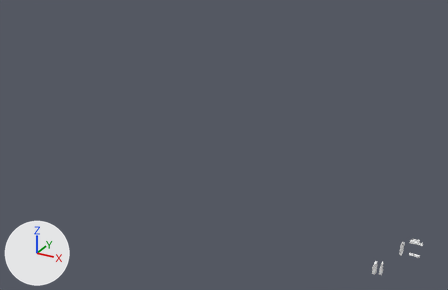
Renders of the Blender file arduino-portenta/portenta-case01.blend from each side of a commit.
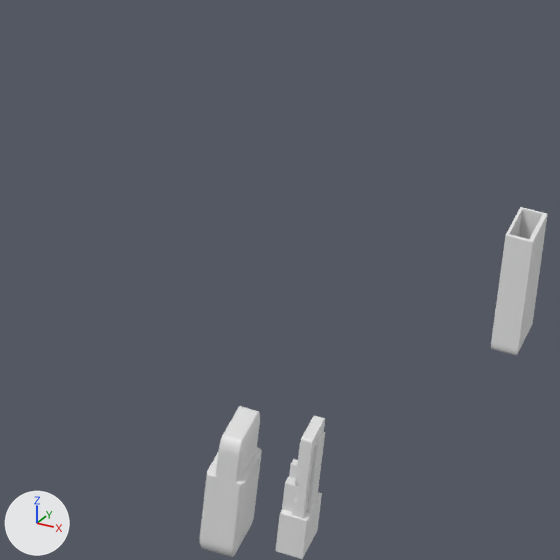
The first picture shows the older version from a 50 mm lens placed at (608.0, -3447.0, 2167.0), pointed at (-2390.0, 2004.0, -559.0). The close-ups show both versions on the part from 79% to 91% of the width and 77% to 95% of the height of that picture; other places that the commit changed are outside them. The lights are fixed; the arrows at lower left show +X, +Y and +Z.

The scene before the commit, as lines of its bpy script (objects in view):
```python
me_cube = bpy.data.meshes.new('Cube')
me_cube.from_pydata(...)  # 4428 vertices, 7922 faces; spans x -1.0..1.0, y -1.0..1.0, z -1.0..1.0
me_cube.materials.append(mat_material)  # white #e7e7e7
me_cube_003 = bpy.data.meshes.new('Cube.003')
me_cube_003.from_pydata(...)  # 4750 vertices, 8243 faces; spans x -0.258..0.857, y -0.763..0.303, z -0.7..0.547
me_portenta_and_vision01_portenta_rough_002 = bpy.data.meshes.new('Portenta-And-Vision01-Portenta-Rough.002')
me_portenta_and_vision01_portenta_rough_002.from_pydata(...)  # 4493 vertices, 8109 faces, 11 loose edges; spans x -42.4..33.0, y -15.5..14.2, z -6.4..5.0
ob_portenta_bigger_001 = bpy.data.objects.new('portenta-bigger.001', me_portenta_and_vision01_portenta_rough_002)
ob_portenta_bigger_001.location = (-80.0, -200.0, -39.0)
ob_portenta_bigger_001.rotation_euler = (3.142, -1.571, 0.0)  # degrees (180, -90, 0)
ob_portenta_bigger_001.scale = (1.05, 1.05, 1.4)
ob_portenta_case01 = bpy.data.objects.new('Portenta-case01', me_cube)
ob_portenta_case01.location = (-12.0, -2.0, 1.0)
ob_portenta_case01.rotation_euler = (0.0, 1.571, 0.0)  # degrees (0, 90, 0)
ob_portenta_case01.scale = (40.2, 17.6, 7.99)
ob_portenta_case02 = bpy.data.objects.new('portenta-case02', me_cube_003)
ob_portenta_case02.location = (-127.0, -193.0, -50.0)
ob_portenta_case02.scale = (20.1, 38.6, 64.4)
```
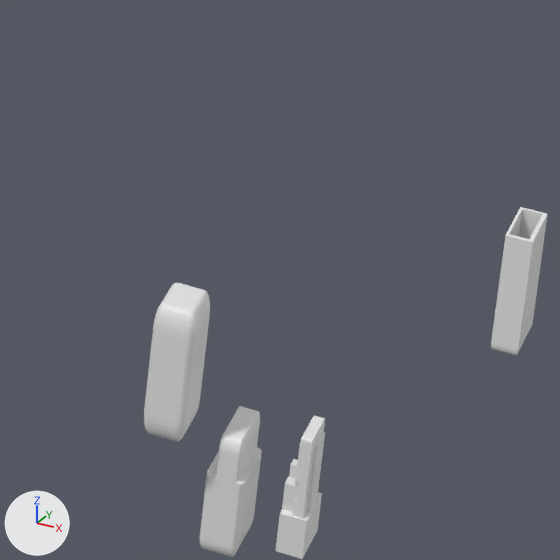
The newer file is also turned or shifted as a whole; pictures and numbers use the older file's frame.

Location of each change, [x1, y1, x2, y2] in pixels of the close-ups (560 x 560 px):
'throw', added: after [144, 283, 210, 441]

The change in detail:
Mesh me_cube_004 is new.
It has 296 vertices, 294 faces and spans x -1.0..1.0, y -1.0..1.0, z -1.0..1.0.
Object 'throw' (ob_throw) is new; it shows me_cube_004.
Its location is (-154.0, -228.0, 32.0).
Its scale is (12.6, 18.0, 44.3).
